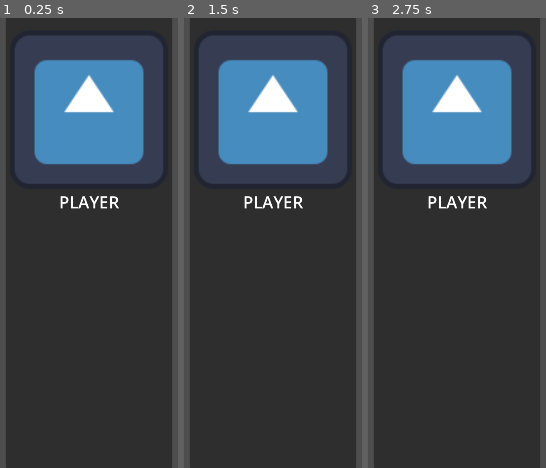
Above: before the commit, frames 1-3 (left to right).
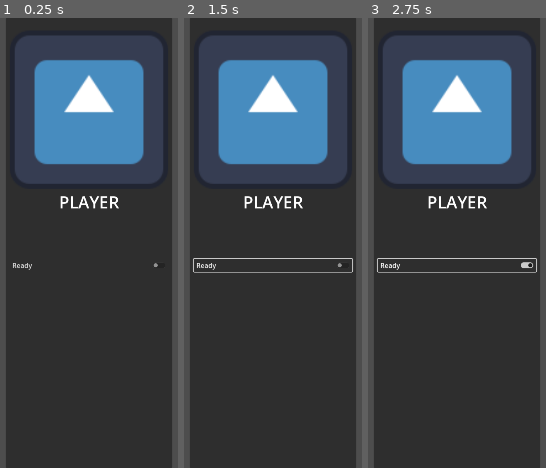
Above: after the commit, the same moments.

Repository: WilliamRelken/open_ball_game
Game: Godot game, scene res://scenes/menus/character_select/player_box/PlayerBox.tscn
The game is run twice, just before and just after one commit, with the same random seed, the same clock (stepped at 60 frames per second) and the same inputs. This scene is started directly instead of the project's main scene. The engine's default icon, where the game draws it, is replaced by a stand-in: a white triangle on a blue panel in a dark square.
Inputs (mouse positions are in pixels of both pictures, inside the frame that each line leads up to):
- Up to frame 1 (0.25 s): no input
- Up to frame 2 (1.5 s): click (273, 265) at 0.5 s, where only the run after the commit has a clickable "Ready"; click (273, 265) at 1.25 s, where only the run after the commit has a clickable "Ready"
- Up to frame 3 (2.75 s): tap Enter at 2 s; move the mouse to (outside the picture) at 2.02 s; hold D (move_right) from 2.03 s (still down); right-click (outside the picture) at 2.1 s; tap Space (jump) at 2.27, 2.57 s; tap S (duck) at 2.3 s

The runs differ from the first frame. In frame 1, less than 0.1% of the frame differs, in the area x 7-89%, y 54-56%; in frame 2, 0.5%; in frame 3, 0.6%, in the area x 5-95%, y 53-57%.
Error in both runs: Assertion failed: Device 0 has no actions. Maybe the joypad is disconnected. (res://addons/multiplayer_input/multiplayer_input.gd:159)

Commit message:
Character readying

Diff:
--- a/scenes/character/Character.gd
+++ b/scenes/character/Character.gd
@@ -8,26 +8,24 @@
 const SWING_TIME = 0.2
 const SWING_MULT = 1.1
 
-# Get the gravity from the project settings to be synced with RigidBody nodes.
 var gravity = ProjectSettings.get_setting("physics/2d/default_gravity")
+var device_id: int
 var jump_count = EXTRA_JUMPS
 var swinging = false
 var swing_dir: Vector2 = Vector2(0, 0)
 
 func _physics_process(delta):
-	# Add the gravity.
 	if not is_on_floor():
 		velocity.y += gravity * delta
 
-	# Handle jump.
-	if (Input.is_action_just_pressed("jump")) and jump_count > 0:
+	if (MultiplayerInput.is_action_just_pressed(device_id, "jump")) and jump_count > 0:
 		velocity.y = JUMP_VELOCITY
 		jump_count = jump_count - 1
 
 	if (jump_count != EXTRA_JUMPS and is_on_floor()): jump_count = EXTRA_JUMPS
 
-	if Input.is_action_just_pressed("swing"):
-		var move_dir: Vector2 = Input.get_vector("move_left", "move_right", "look_up", "duck")
+	if MultiplayerInput.is_action_just_pressed(device_id, "swing"):
+		var move_dir: Vector2 = MultiplayerInput.get_vector(device_id, "move_left", "move_right", "look_up", "duck")
 		swing_dir = move_dir
 		var timer: SceneTreeTimer = get_tree().create_timer(SWING_TIME)
 		swinging = true
@@ -36,7 +34,7 @@
 	if (swinging):
 		trigger_hit()
 
-	var direction = Input.get_axis("move_left", "move_right")
+	var direction = MultiplayerInput.get_axis(device_id, "move_left", "move_right")
 	if direction:
 		velocity.x = direction * SPEED
 	else:
--- a/scenes/menus/SceneButton.gd
+++ b/scenes/menus/SceneButton.gd
@@ -8,6 +8,4 @@
 		push_warning("SceneButton with no Node connected")
 
 func _on_pressed():
-	#var next_scene: Resource = load(scene)
-	#next_scene.instance()
 	get_tree().change_scene_to_file(scene.get_path())
--- a/scenes/menus/character_select/CharacterSelect.tscn
+++ b/scenes/menus/character_select/CharacterSelect.tscn
@@ -1,7 +1,8 @@
-[gd_scene load_steps=3 format=3 uid="uid://dkutum4s2lv2v"]
+[gd_scene load_steps=4 format=3 uid="uid://dkutum4s2lv2v"]
 
 [ext_resource type="Script" path="res://scenes/menus/character_select/CharacterSelect.gd" id="1_eysmk"]
 [ext_resource type="PackedScene" uid="uid://drcfrk8du7rwq" path="res://scenes/menus/SceneButton.tscn" id="2_10wuw"]
+[ext_resource type="PackedScene" uid="uid://c45bi42ksp4e7" path="res://scenes/menus/main/Main.tscn" id="3_25u5c"]
 
 [node name="CharacterSelect" type="Control"]
 layout_mode = 3
@@ -42,8 +43,4 @@
 layout_mode = 2
 theme_override_font_sizes/font_size = 40
 text = "Back"
-
-[node name="PlayButton" parent="MarginContainer/VBoxContainer/Buttons" instance=ExtResource("2_10wuw")]
-layout_mode = 2
-theme_override_font_sizes/font_size = 40
-text = "Start"
+scene = ExtResource("3_25u5c")
--- a/scenes/menus/character_select/player_box/PlayerBox.gd
+++ b/scenes/menus/character_select/player_box/PlayerBox.gd
@@ -3,12 +3,22 @@
 signal set_device_id(id: int)
 
 @export var device_id: int
+var player_ready = false
 
 # Called every frame. 'delta' is the elapsed time since the previous frame.
 func _process(delta):
-	if (MultiplayerInput.is_action_pressed(device_id, "bunt")):
-		self.queue_free()
+	if (MultiplayerInput.is_action_just_pressed(device_id, "bunt")):
+		if (%Ready.is_pressed()):
+			%Ready.set_pressed_no_signal(false)
+		else:
+			self.queue_free()
+	if (MultiplayerInput.is_action_just_pressed(device_id, "jump")):
+		%Ready.set_pressed_no_signal(true)
 
 func _on_set_device_id(id: int):
 	device_id = id
 	%PlayerName.text = Input.get_joy_name(device_id)
+
+
+func _on_ready_toggled(toggled_on):
+	player_ready = toggled_on
--- a/scenes/menus/character_select/player_box/PlayerBox.tscn
+++ b/scenes/menus/character_select/player_box/PlayerBox.tscn
@@ -52,4 +52,10 @@
 horizontal_alignment = 1
 autowrap_mode = 3
 
+[node name="Ready" type="CheckButton" parent="MarginContainer/VBoxContainer"]
+unique_name_in_owner = true
+layout_mode = 2
+text = "Ready"
+
 [connection signal="set_device_id" from="." to="." method="_on_set_device_id"]
+[connection signal="toggled" from="MarginContainer/VBoxContainer/Ready" to="." method="_on_ready_toggled"]
